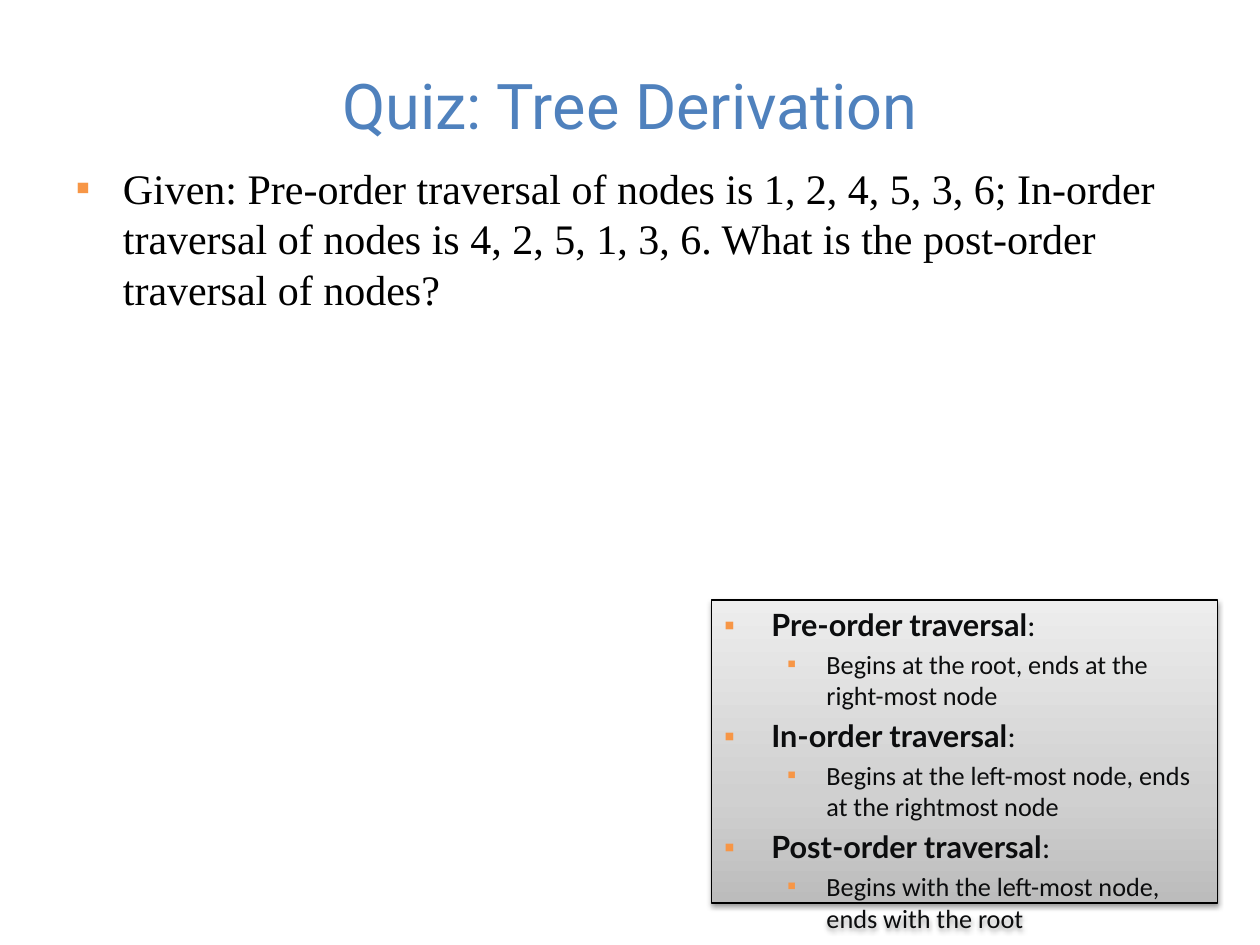
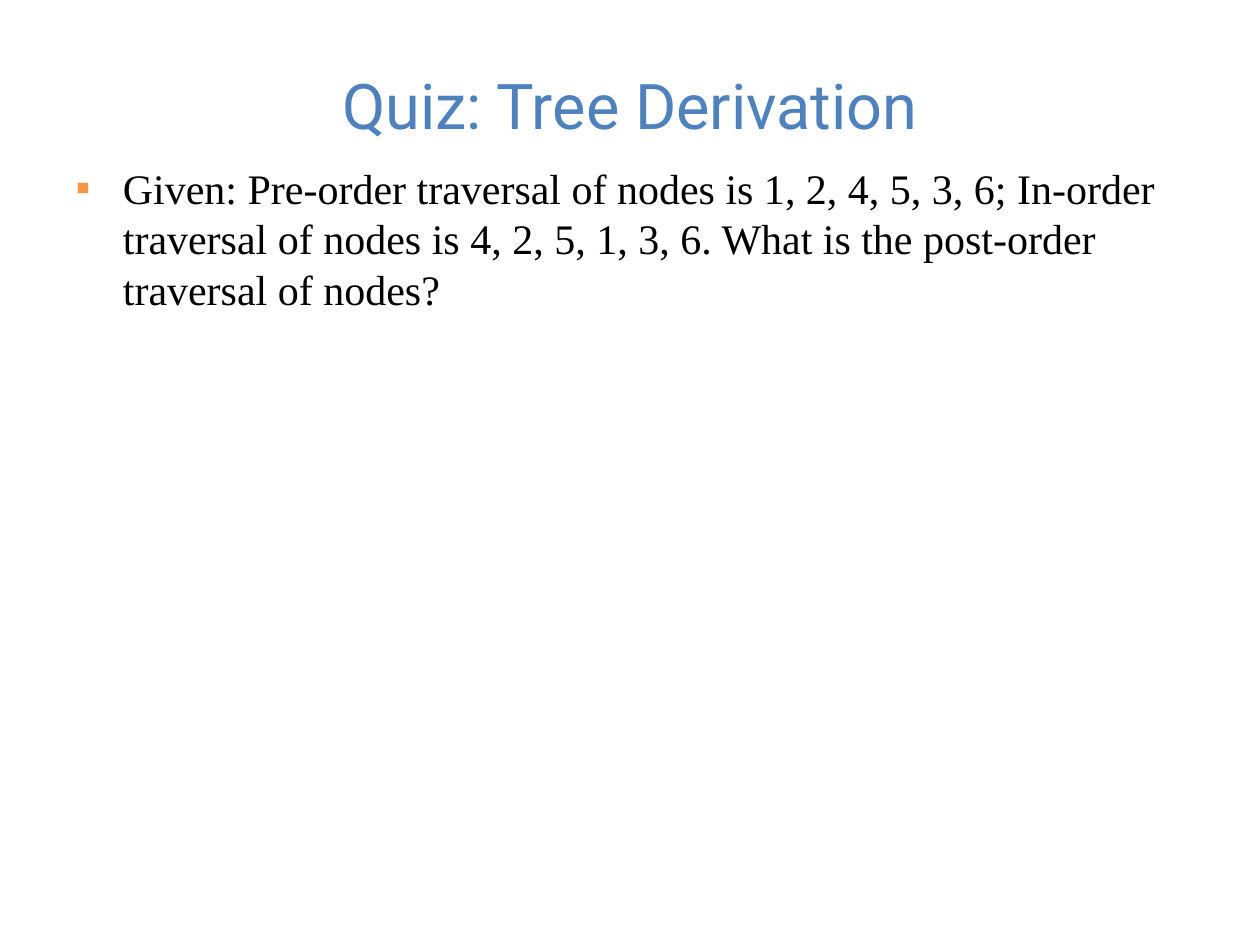
Before and after one commit to guhofstra/CSC111Fa25, a slide deck: slide 11 of PPTs/Lecture 8-binary search tree exercises.pptx (slide 7 before the commit). Drawn at 1260x945 pixels with LibreOffice and Linux fonts; fonts in the diff are those of the drawing. Boxes give left, top, right and bottom in pixels: in the first picture for what was removed or moved away, otherwise in the second. Text is boxed around its words. In the diff, an @@ line names an element or a change of style, - is before the commit and + after.

```diff
--- a/PPTs/Lecture 8-binary search tree exercises.pptx
+++ b/PPTs/Lecture 8-binary search tree exercises.pptx
@@ rectangle removed at (712, 600, 1218, 903) @@
-▪ Pre-order traversal:
-  ▪ Begins at the root, ends at the right-most node
-▪ In-order traversal:
-  ▪ Begins at the left-most node, ends at the rightmost node
-▪ Post-order traversal:
-  ▪ Begins with the left-most node, ends with the root
```
Also in this commit, not shown: 3 other slides changed, 4 slides added, 2 slides removed, 2 other files.
